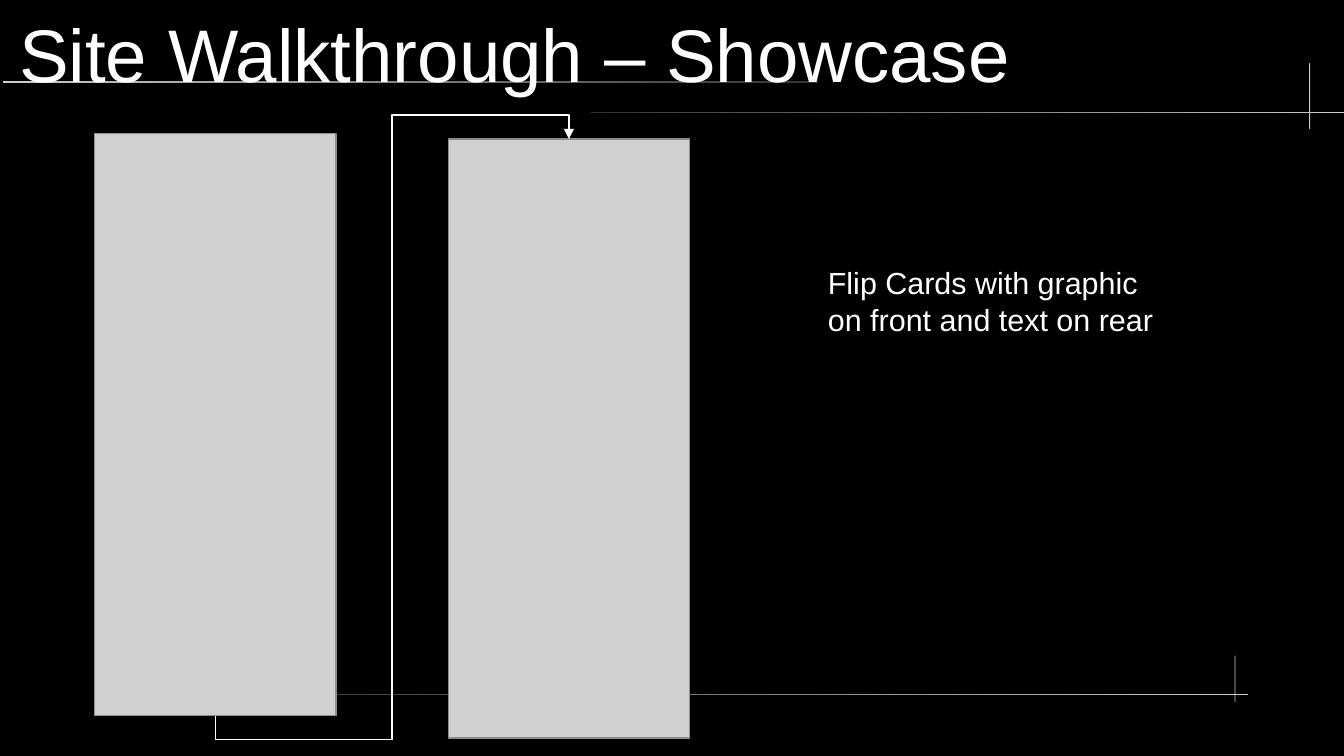
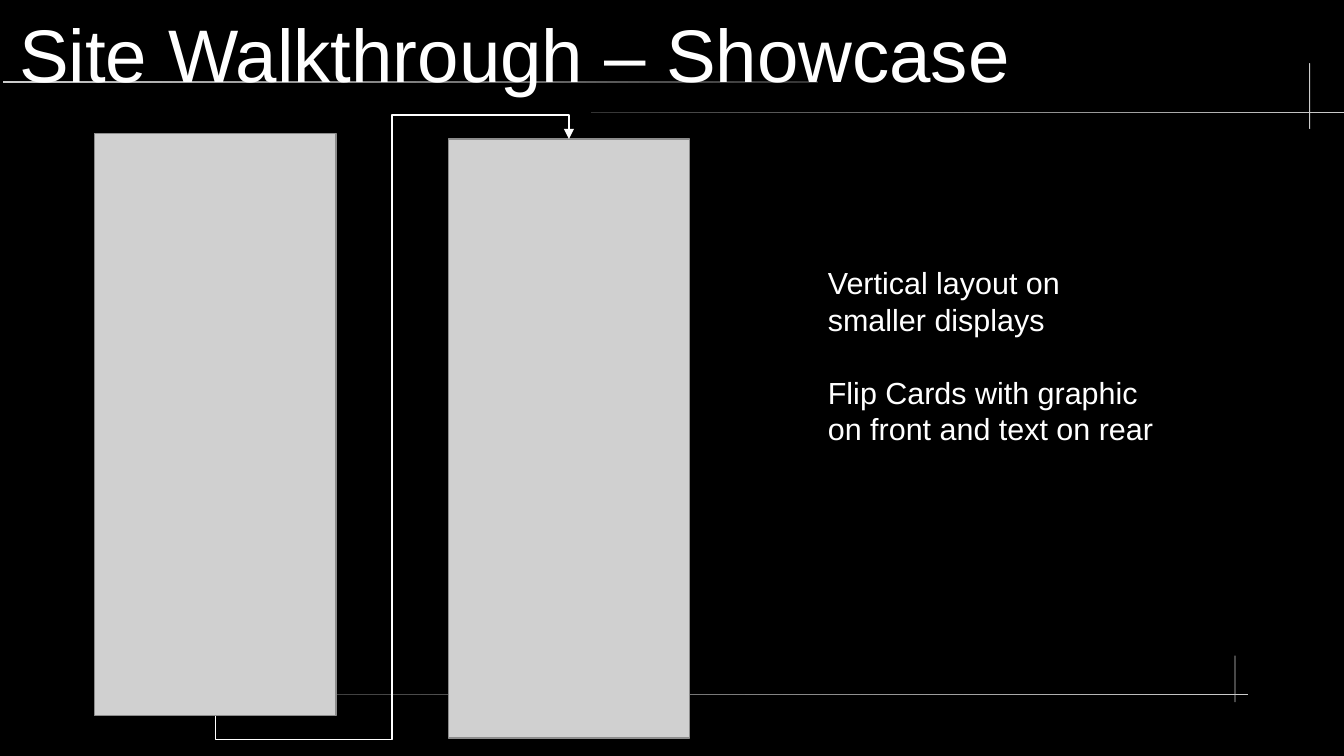
Before and after one commit to Samworth27/Portfolio, a slide deck: slide 9 of docs/presentation.odp. Drawn at 1344x756 pixels with LibreOffice and Linux fonts; fonts in the diff are those of the drawing; grey boxes stand for pictures. Boxes give left, top, right and bottom in pixels: in the first picture for what was removed or moved away, otherwise in the second. Text is boxed around its words. In the diff, an @@ line names an element or a change of style, - is before the commit and + after.

```diff
--- a/docs/presentation.odp
+++ b/docs/presentation.odp
@@ text at bbox=[828, 272, 1060, 337]: paragraph added @@
+Vertical layout on smaller displays
```
Also in this commit, not shown: 2 other slides changed, 3 slides added, 7 other files.
